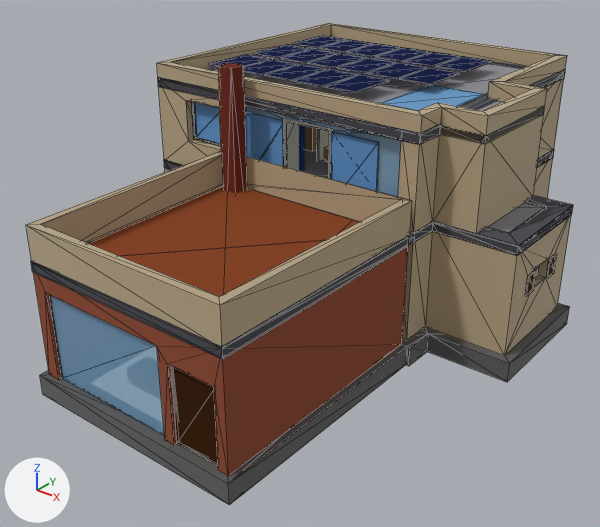
Renders of the glTF model cortijo/casa_v7.glb from each side of a commit.
One viewpoint serves both versions: a 50 mm camera at (19.8, -10.2, 12.1) aimed at (5.9, 7.1, 1.4). Lighting does not change. The marker at lower left points along +X, +Y and +Z. The picture after the commit comes second. Mesh edges are drawn as thin lines on the coarser meshes. Where no turn or scale is listed for an object, it has been applied to the vertices. Vertices at exactly the same position are counted once.

Before the edit, the objects in view are built like this:
```python
ob_carpinteria_pa = bpy.data.objects.new('carpinteria_PA', me_carpinteria_pa)
ob_carpinteria_pa.location = (0.0, 0.0, 0.0)
ob_carpinteria_pb = bpy.data.objects.new('carpinteria_PB', me_carpinteria_pb)
ob_carpinteria_pb.location = (0.0, 0.0, 0.0)
ob_carpinteria_terraza = bpy.data.objects.new('carpinteria_terraza', me_carpinteria_terraza)
ob_carpinteria_terraza.location = (0.0, 0.0, 0.0)
ob_cristal_pa = bpy.data.objects.new('cristal_PA', me_cristal_pa)
ob_cristal_pa.location = (0.0, 0.0, 0.0)
ob_muros_pa = bpy.data.objects.new('muros_PA', me_muros_pa)
ob_muros_pa.location = (0.0, 0.0, 0.0)
ob_muros_pb = bpy.data.objects.new('muros_PB', me_muros_pb)
ob_muros_pb.location = (0.0, 0.0, 0.0)
ob_parapeto_terraza = bpy.data.objects.new('parapeto_terraza', me_parapeto_terraza)
ob_parapeto_terraza.location = (0.0, 0.0, 0.0)
ob_vidrios_pa = bpy.data.objects.new('vidrios_PA', me_vidrios_pa)
ob_vidrios_pa.location = (0.0, 0.0, 0.0)
ob_vidrios_terraza = bpy.data.objects.new('vidrios_terraza', me_vidrios_terraza)
ob_vidrios_terraza.location = (0.0, 0.0, 0.0)
# also in view: 'muros_salon' at (6.2, 3.5, 1.6); 'forjado_PB_PA' at (6.0, 8.2, 3.1); 'puerta_entrada' at (8.6, 0.1, 1.1); 'parapeto_cubierta' at (5.4, 11.8, 6.2); 'lucernario' at (8.1, 10.4, 6.0)
```
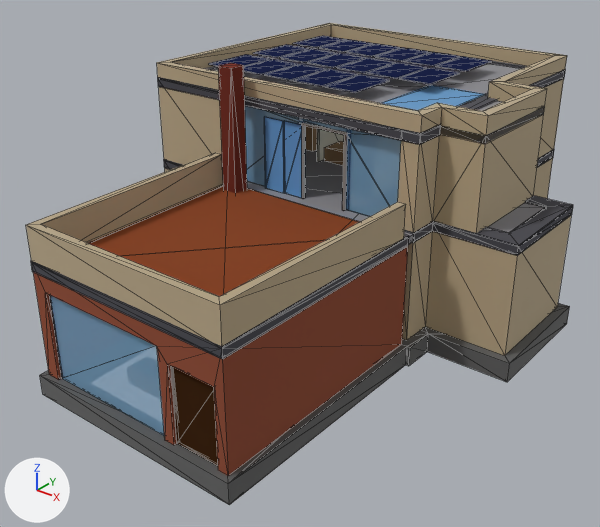
Patch to the scene script:
```diff
--- a/cortijo/casa_v7.glb.py
+++ b/cortijo/casa_v7.glb.py
@@ me_muros_pb @@
-me_muros_pb.from_pydata(...)  # 92 vertices, 204 faces; spans x 0.0..12.05, y 7.32..16.3, z 0.0..3.26
+me_muros_pb.from_pydata(...)  # 76 vertices, 164 faces; spans x 0.0..12.05, y 7.32..16.3, z 0.0..3.26
+# me_muros_pb part 1: 16 vertices removed from x 9.0..12.05, y 9.6..14.6, z 0.9..2.2; 8 vertices added at x 6.45..7.35, y 15.75..16.3, z 1.1..2.2
+# other edits to the shape of me_muros_pb do not show in these pictures
 me_muros_pb.materials.append(mat_mat_1)
@@ me_muros_pa @@
-me_muros_pa.from_pydata(...)  # 84 vertices, 188 faces; spans x 0.0..10.85, y 7.32..16.3, z 3.26..5.96
+me_muros_pa.from_pydata(...)  # 68 vertices, 148 faces; spans x 0.0..10.85, y 7.32..16.3, z 3.26..5.96
+# me_muros_pa part 2: 12 vertices removed from x 1.2..3.45, y 7.32..7.87, z 3.26..5.96; 4 vertices added at x 2.95, y 7.32..7.87, z 3.26..5.96
+# other edits to the shape of me_muros_pa do not show in these pictures
 me_muros_pa.materials.append(mat_mat_1)
@@ me_parapeto_terraza @@
-me_parapeto_terraza.from_pydata(...)  # 16 vertices, 32 faces; spans x 2.88..9.55, y 0.0..7.12, z 3.26..4.26
+me_parapeto_terraza.from_pydata(...)  # 16 vertices, 28 faces; spans x 2.89..9.55, y 0.0..6.82, z 3.26..4.26
+# me_parapeto_terraza part 3
+# 2 vertices are removed from x 3.13..9.55, y 7.07..7.12, z 3.26..4.26
+# 13 faces are deleted
+# 6 vertices move from x 2.88..9.55, y 7.07..7.12, z 3.26..4.26 to x 2.89..9.55, y 6.82, z 3.26..4.26
+# 2 vertices are added at (9.55, 6.82, 4.26), (3.14, 6.82, 3.26)
+# 9 new faces join them
 me_parapeto_terraza.materials.append(mat_mat_1)
@@ me_cristal_pa @@
-me_cristal_pa.from_pydata(...)  # 16 vertices, 28 faces; spans x 3.45..9.0, y 7.57..7.61, z 3.26..5.74
+me_cristal_pa.from_pydata(...)  # 16 vertices, 28 faces; spans x 2.95..9.0, y 7.57..7.61, z 3.26..5.74
+# me_cristal_pa part 4: all 4 vertices in x 6.6, y 7.57..7.61, z 3.26..5.46 are moved by (0.5, 0.0, 0.0)
+# me_cristal_pa part 5: all 4 vertices in x 5.0, y 7.57..7.61, z 3.26..5.46 are moved by (0.68, 0.0, 0.0)
+# other edits to the shape of me_cristal_pa do not show in these pictures
 me_cristal_pa.materials.append(mat_mat_11)
@@ me_vidrios_terraza @@
-me_vidrios_terraza.from_pydata(...)  # 16 vertices, 24 faces; spans x 3.4..8.2, y 7.51..7.54, z 3.26..5.46
+me_vidrios_terraza.from_pydata(...)  # 16 vertices, 24 faces; spans x 4.26..5.68, y 7.47..7.54, z 3.26..5.46
+# me_vidrios_terraza part 6: the loose piece of 8 vertices spanning x 3.4..5.0, y 7.51..7.54, z 3.26..5.46 is scaled about its middle by (0.444, 1, 1), then moved by (1.12, 0.0, 0.0)
+# me_vidrios_terraza part 7: the loose piece of 8 vertices spanning x 6.6..8.2, y 7.51..7.54, z 3.26..5.46 is scaled about its middle by (0.444, 1, 1), then moved by (-2.78, -0.04, 0.0)
 me_vidrios_terraza.materials.append(mat_mat_10)
@@ me_carpinteria_terraza @@
-me_carpinteria_terraza.from_pydata(...)  # 16 vertices, 28 faces; spans x 4.95..6.65, y 7.49..7.57, z 3.26..5.51
+me_carpinteria_terraza.from_pydata(...)  # 16 vertices, 28 faces; spans x 5.63..7.15, y 7.49..7.57, z 3.26..5.51
+# me_carpinteria_terraza part 8: the whole mesh is scaled about its middle by (0.891, 1, 1), then moved by (0.59, 0.0, 0.0)
 me_carpinteria_terraza.materials.append(mat_mat_12)
@@ me_carpinteria_pb @@
-me_carpinteria_pb.from_pydata(...)  # 224 vertices, 400 faces; spans x 0.2..12.1, y 0.1..16.1, z 0.0..2.2
+me_carpinteria_pb.from_pydata(...)  # 160 vertices, 288 faces; spans x 0.2..9.2, y 0.1..16.1, z 0.0..2.2
+# me_carpinteria_pb part 9: 8 loose pieces with 80 vertices, spanning x 0.6..12.1, y 7.9..15.4, z 0.9..2.2, are deleted
+# other edits to the shape of me_carpinteria_pb do not show in these pictures
 me_carpinteria_pb.materials.append(mat_mat_12)
@@ me_carpinteria_pa @@
-me_carpinteria_pa.from_pydata(...)  # 192 vertices, 336 faces; spans x 0.38..9.31, y 7.57..16.06, z 4.16..5.46
+me_carpinteria_pa.from_pydata(...)  # 128 vertices, 224 faces; spans x 0.38..9.02, y 15.69..16.06, z 4.16..5.46
+# me_carpinteria_pa part 10: 6 loose pieces with 64 vertices, spanning x 0.48..9.31, y 7.57..15.42, z 4.16..5.46, are deleted
 me_carpinteria_pa.materials.append(mat_mat_12)
@@ me_vidrios_pa @@
-me_vidrios_pa.from_pydata(...)  # 48 vertices, 72 faces; spans x 1.07..9.29, y 7.58..16.04, z 4.23..5.39
+me_vidrios_pa.from_pydata(...)  # 32 vertices, 48 faces; spans x 1.07..8.43, y 16.01..16.04, z 4.23..5.39
+# me_vidrios_pa part 11: the loose piece of 8 vertices spanning x 1.27..2.53, y 7.58..7.61, z 4.23..5.39 is deleted
+# other edits to the shape of me_vidrios_pa do not show in these pictures
 me_vidrios_pa.materials.append(mat_mat_10)
```

Where the change shows, as pixel boxes [x1, y1, x2, y2] in the pictures (600 x 527 px; the box of a moved part takes in the faces that stretch with it):
'parapeto_terraza', reshaped
    before: [26, 150, 412, 346]
    after: [26, 153, 406, 346]
'vidrios_terraza', reshaped
    before: [245, 111, 379, 191]
    after: [264, 116, 304, 198]
'cristal_PA', reshaped
    before: [245, 106, 401, 197]
    after: [245, 106, 401, 217]
'vidrios_PA', reshaped (not visible afterwards)
    before: [194, 102, 220, 144]
'carpinteria_terraza', moved, rescaled
    before: [283, 118, 333, 179]
    after: [302, 122, 347, 211]
'carpinteria_PB', reshaped (mostly hidden)
    before: [171, 254, 557, 466]
    after: [171, 366, 218, 466]
'carpinteria_PA', reshaped (not visible afterwards)
    before: [192, 102, 220, 146]
part 1 of me_muros_pb, moved or reshaped (not visible afterwards)
    before: [505, 158, 571, 355]
part 2 of me_muros_pa, built on
    before: [158, 86, 246, 165]
    after: [158, 86, 222, 165]
part 3 of me_parapeto_terraza, moved or reshaped
    before: [92, 150, 412, 264]
    after: [92, 153, 406, 264]
part 4 of me_cristal_pa, moved or reshaped
    before: [287, 115, 401, 197]
    after: [283, 114, 401, 217]
part 5 of me_cristal_pa, moved or reshaped
    before: [245, 106, 310, 167]
    after: [245, 106, 322, 192]
part 6 of me_vidrios_terraza, moved or reshaped
    before: [245, 111, 286, 167]
    after: [284, 120, 304, 198]
part 7 of me_vidrios_terraza, moved or reshaped
    before: [330, 131, 379, 191]
    after: [264, 116, 284, 193]
part 9 of me_carpinteria_pb, deleted
    before: [525, 254, 557, 296]
'forjado_PB_PA', unchanged, uncovered by the edit
    before: [305, 149, 545, 244]
    after: [247, 149, 545, 244]
